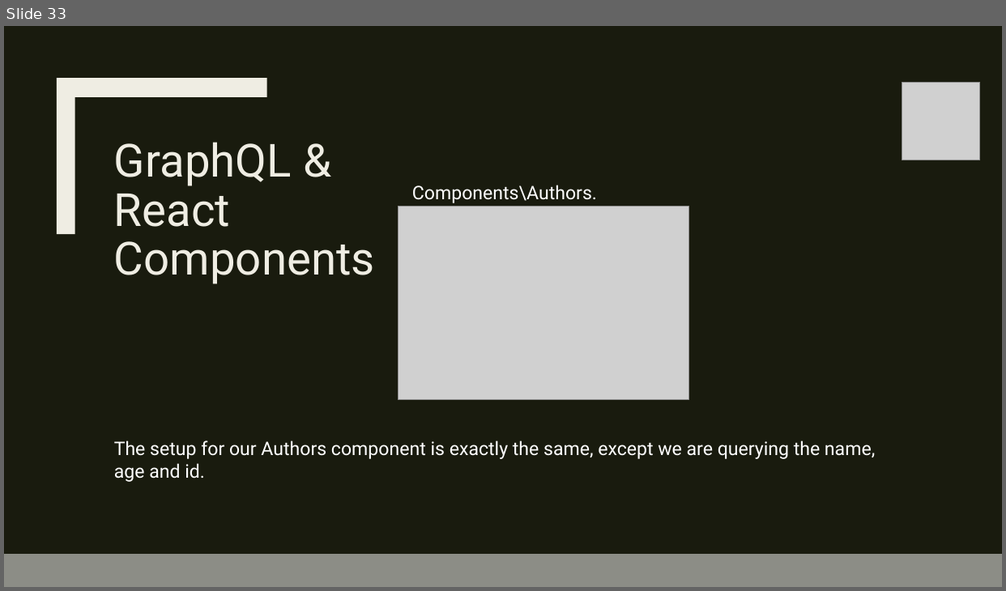
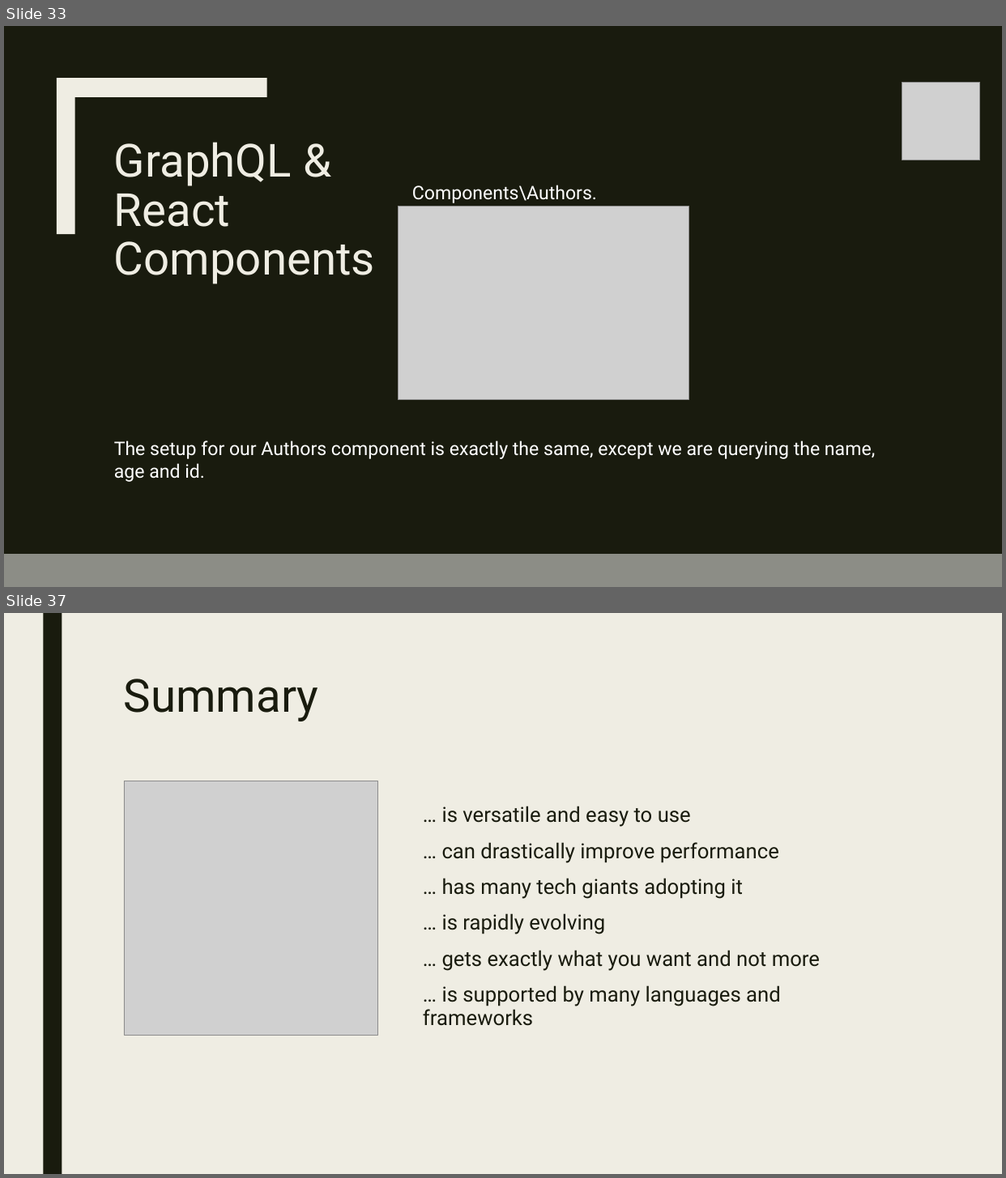
Before and after one commit to leono93/GraphQL_New-Tech, a slide deck: presentation/GraphQL_t7oele00.pptx. Shown one above the other, each under a label of ours: slide 33 before the commit, slides 33 and 37 after it; the slides between them are not shown. The pictures are 1006x591 and 1006x1178 pixels, drawn with LibreOffice and Linux fonts; fonts in the diff are those of the drawing; grey boxes stand for pictures. Boxes give left, top, right and bottom in pixels: in the first picture for what was removed or moved away, otherwise in the second. Text is boxed around its words. In the diff, an @@ line names an element or a change of style, - is before the commit and + after.

```diff
--- a/presentation/GraphQL_t7oele00.pptx
+++ b/presentation/GraphQL_t7oele00.pptx
@@ slide 37 added at (4,613,1002,1174), background #EFEDE3 @@
@@ rectangle added at (43,613,62,1174), fill #191B0E @@
@@ title added at (124,679,319,722), 44 pt, text #191B0E @@
+Summary
@@ picture added at (124,781,377,1035) @@
@@ text added at (423,806,820,1026), 20 pt, text #191B0E @@
+… is versatile and easy to use
+… can drastically improve performance
+… has many tech giants adopting it
+… is rapidly evolving
+… gets exactly what you want and not more
+… is supported by many languages and frameworks
```
Also in this commit, not shown: 2 slides changed, 4 other slides added.
